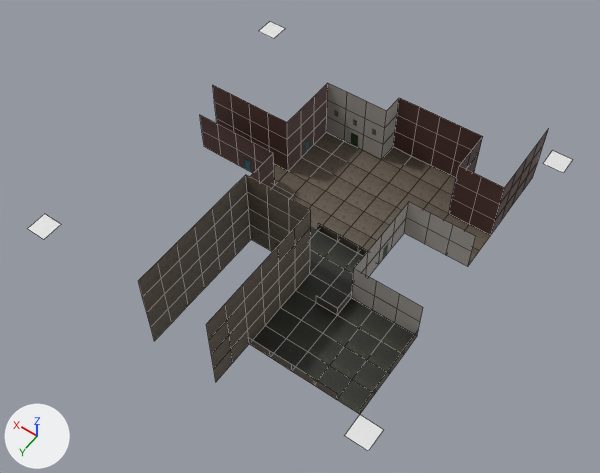
One commit to the Blender file src/Resources/Source/town.blend: the scene before it, then after it.
Before and after are seen from a 50 mm camera at (-10.0, 22.2, 54.7) aimed at (14.6, -12.3, 0.6). The axes (+X, +Y, +Z) are drawn at lower left. The lights are the same throughout. Mesh edges are drawn as thin lines.

Before the edit, the objects in view are built like this:
```python
ob_plane_029 = bpy.data.objects.new('Plane.029', me_plane_216)
ob_plane_029.location = (11.0, -7.0, 0.0)
ob_plane_174 = bpy.data.objects.new('Plane.174', me_plane_179)
ob_plane_174.location = (15.0, -24.0, 5.0)
ob_plane_174.rotation_euler = (1.571, 0.0, 9.425)  # degrees (90, 0, 180)
ob_plane_175 = bpy.data.objects.new('Plane.175', me_plane_180)
ob_plane_175.location = (17.0, -24.0, 5.0)
ob_plane_175.rotation_euler = (1.571, 0.0, 9.425)  # degrees (90, 0, 180)
ob_plane_176 = bpy.data.objects.new('Plane.176', me_plane_181)
ob_plane_176.location = (19.0, -24.0, 5.0)
ob_plane_176.rotation_euler = (1.571, 0.0, 9.425)  # degrees (90, 0, 180)
ob_plane_179 = bpy.data.objects.new('Plane.179', me_plane_184)
ob_plane_179.location = (14.0, -25.0, 5.0)
ob_plane_179.rotation_euler = (1.571, 0.0, 4.712)  # degrees (90, 0, 270)
ob_plane_186 = bpy.data.objects.new('Plane.186', me_plane_191)
ob_plane_186.location = (21.0, -18.0, 5.0)
ob_plane_186.rotation_euler = (1.571, 0.0, 9.425)  # degrees (90, 0, 180)
ob_plane_187 = bpy.data.objects.new('Plane.187', me_plane_192)
ob_plane_187.location = (23.0, -18.0, 5.0)
ob_plane_187.rotation_euler = (1.571, 0.0, 9.425)  # degrees (90, 0, 180)
ob_plane_188 = bpy.data.objects.new('Plane.188', me_plane_193)
ob_plane_188.location = (25.0, -18.0, 5.0)
ob_plane_188.rotation_euler = (1.571, 0.0, 9.425)  # degrees (90, 0, 180)
ob_plane_191 = bpy.data.objects.new('Plane.191', me_plane_196)
ob_plane_191.location = (20.0, -21.0, 5.0)
ob_plane_191.rotation_euler = (1.571, 0.0, 4.712)  # degrees (90, 0, 270)
# also in view: 'Plane.006' at (5.0, -7.0, 0.0); 'Plane.016' at (9.0, -5.0, 0.0); 'Plane.007' at (3.0, -5.0, 0.0); 'Plane.010' at (7.0, -5.0, 0.0); 'Plane.008' at (5.0, -9.0, 0.0)
```
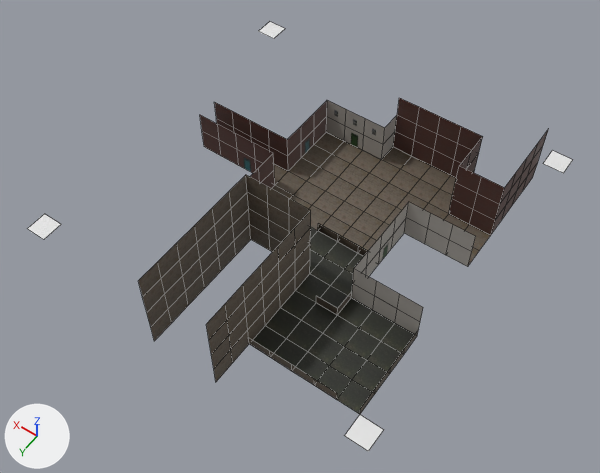
What changed in the scene script:
```text
Remove ob_plane_174:
    ob_plane_174 = bpy.data.objects.new('Plane.174', me_plane_179)
    ob_plane_174.location = (15.0, -24.0, 5.0)
    ob_plane_174.rotation_euler = (1.571, 0.0, 9.425)  # degrees (90, 0, 180)
Remove ob_plane_175:
    ob_plane_175 = bpy.data.objects.new('Plane.175', me_plane_180)
    ob_plane_175.location = (17.0, -24.0, 5.0)
    ob_plane_175.rotation_euler = (1.571, 0.0, 9.425)  # degrees (90, 0, 180)
Remove ob_plane_176:
    ob_plane_176 = bpy.data.objects.new('Plane.176', me_plane_181)
    ob_plane_176.location = (19.0, -24.0, 5.0)
    ob_plane_176.rotation_euler = (1.571, 0.0, 9.425)  # degrees (90, 0, 180)
Remove ob_plane_179:
    ob_plane_179 = bpy.data.objects.new('Plane.179', me_plane_184)
    ob_plane_179.location = (14.0, -25.0, 5.0)
    ob_plane_179.rotation_euler = (1.571, 0.0, 4.712)  # degrees (90, 0, 270)
Remove ob_plane_186:
    ob_plane_186 = bpy.data.objects.new('Plane.186', me_plane_191)
    ob_plane_186.location = (21.0, -18.0, 5.0)
    ob_plane_186.rotation_euler = (1.571, 0.0, 9.425)  # degrees (90, 0, 180)
Remove ob_plane_187:
    ob_plane_187 = bpy.data.objects.new('Plane.187', me_plane_192)
    ob_plane_187.location = (23.0, -18.0, 5.0)
    ob_plane_187.rotation_euler = (1.571, 0.0, 9.425)  # degrees (90, 0, 180)
Remove ob_plane_188:
    ob_plane_188 = bpy.data.objects.new('Plane.188', me_plane_193)
    ob_plane_188.location = (25.0, -18.0, 5.0)
    ob_plane_188.rotation_euler = (1.571, 0.0, 9.425)  # degrees (90, 0, 180)
Remove ob_plane_191:
    ob_plane_191 = bpy.data.objects.new('Plane.191', me_plane_196)
    ob_plane_191.location = (20.0, -21.0, 5.0)
    ob_plane_191.rotation_euler = (1.571, 0.0, 4.712)  # degrees (90, 0, 270)
Remove ob_plane_194:
    ob_plane_194 = bpy.data.objects.new('Plane.194', me_plane_199)
    ob_plane_194.location = (20.0, -23.0, 5.0)
    ob_plane_194.rotation_euler = (1.571, 0.0, 4.712)  # degrees (90, 0, 270)
Remove ob_plane_197:
    ob_plane_197 = bpy.data.objects.new('Plane.197', me_plane_202)
    ob_plane_197.location = (20.0, -19.0, 5.0)
    ob_plane_197.rotation_euler = (1.571, 0.0, 4.712)  # degrees (90, 0, 270)
Remove ob_plane_258:
    ob_plane_258 = bpy.data.objects.new('Plane.258', me_plane_288)
    ob_plane_258.location = (27.0, -18.0, 5.0)
    ob_plane_258.rotation_euler = (1.571, 0.0, 9.425)  # degrees (90, 0, 180)
```

Boxes (x1, y1, x2, y2) around the edits, measured in the pictures (600 x 473 px):
'Plane.174', deleted
    before: (365, 102, 387, 128)
'Plane.175', deleted
    before: (346, 92, 367, 118)
'Plane.176', deleted
    before: (327, 83, 347, 109)
'Plane.186', deleted
    before: (268, 113, 287, 139)
'Plane.187', deleted
    before: (249, 103, 269, 130)
'Plane.188', deleted
    before: (231, 94, 250, 120)
'Plane.258', deleted
    before: (213, 85, 232, 111)
'Plane.197', deleted
    before: (287, 110, 301, 139)
'Plane.191', deleted
    before: (301, 96, 315, 126)
'Plane.194', deleted
    before: (314, 83, 328, 113)
'Plane.179', deleted
    before: (385, 98, 399, 127)
